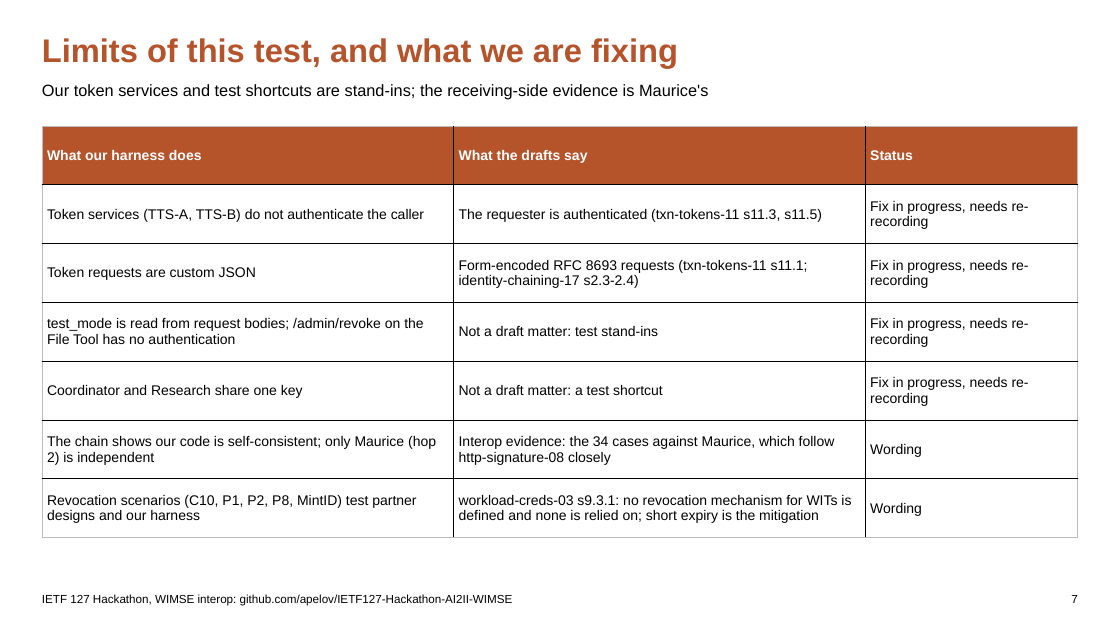
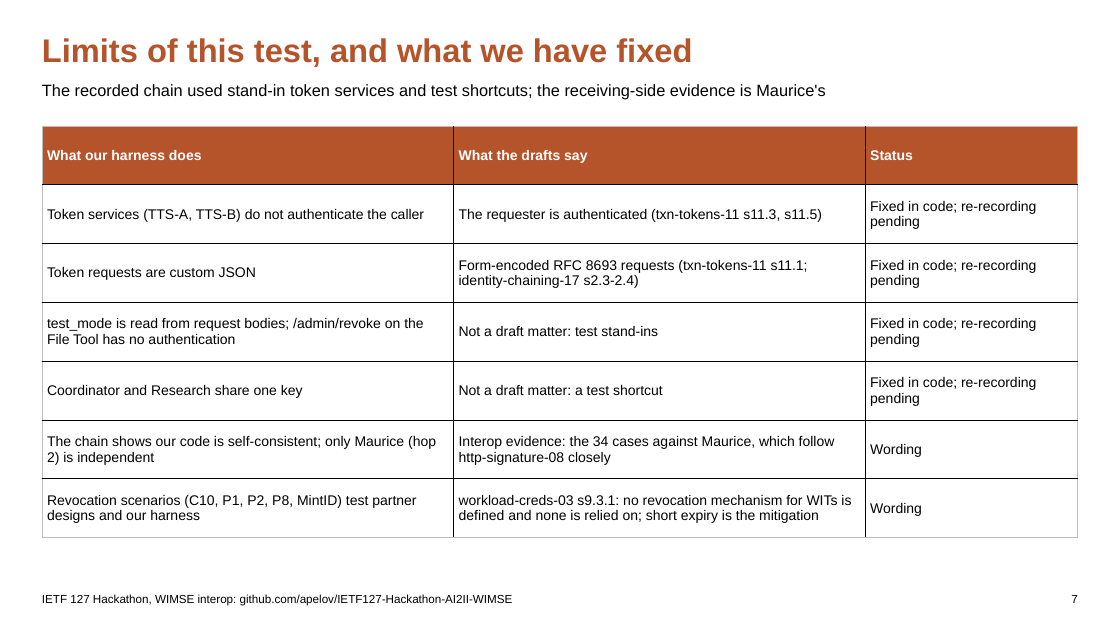
Before and after one commit to apelov/IETF127-Hackathon-AI2II-WIMSE, a slide deck: slide 7 of IETF127_WIMSE_Session.pptx. Drawn at 1120x630 pixels with LibreOffice and Linux fonts; fonts in the diff are those of the drawing. Boxes give left, top, right and bottom in pixels: in the first picture for what was removed or moved away, otherwise in the second. Text is boxed around its words. In the diff, an @@ line names an element or a change of style, - is before the commit and + after.

```diff
--- a/IETF127_WIMSE_Session.pptx
+++ b/IETF127_WIMSE_Session.pptx
@@ text at <box>42,38,692,67</box>: text changed @@
-Limits of this test, and what we are fixing
+Limits of this test, and what we have fixed
@@ text at <box>42,84,825,99</box>: text changed @@
-Our token services and test shortcuts are stand-ins; the receiving-side evidence is Maurice's
+The recorded chain used stand-in token services and test shortcuts; the receiving-side evidence is Maurice's
@@ table at <box>42,126,1078,538</box> @@
-row 2, column 3: Fix in progress, needs re-recording
+row 2, column 3: Fixed in code; re-recording pending
-row 3, column 3: Fix in progress, needs re-recording
+row 3, column 3: Fixed in code; re-recording pending
-row 4, column 3: Fix in progress, needs re-recording
+row 4, column 3: Fixed in code; re-recording pending
-row 5, column 3: Fix in progress, needs re-recording
+row 5, column 3: Fixed in code; re-recording pending
```
Also in this commit, not shown: 2 other slides changed, 2 other files.
